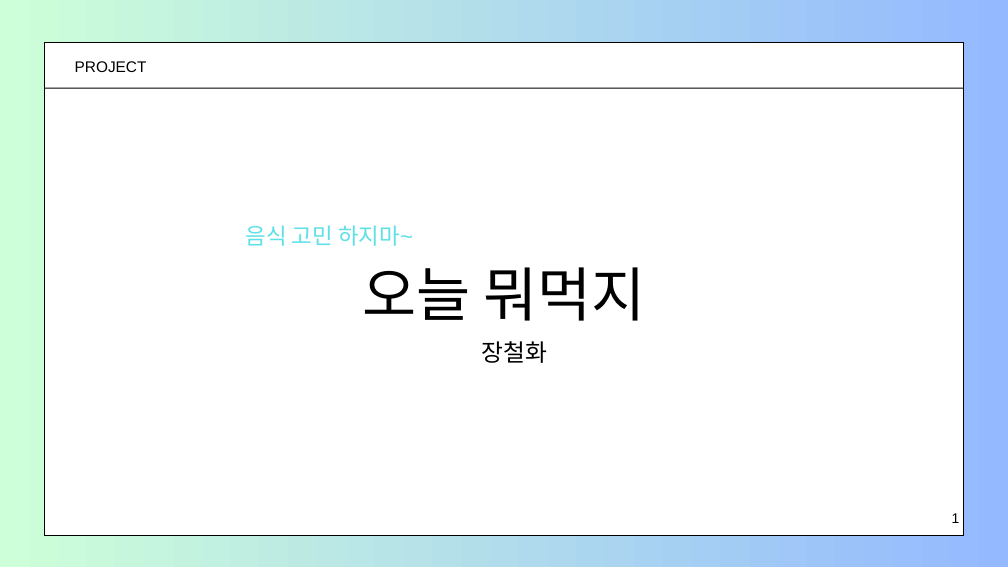
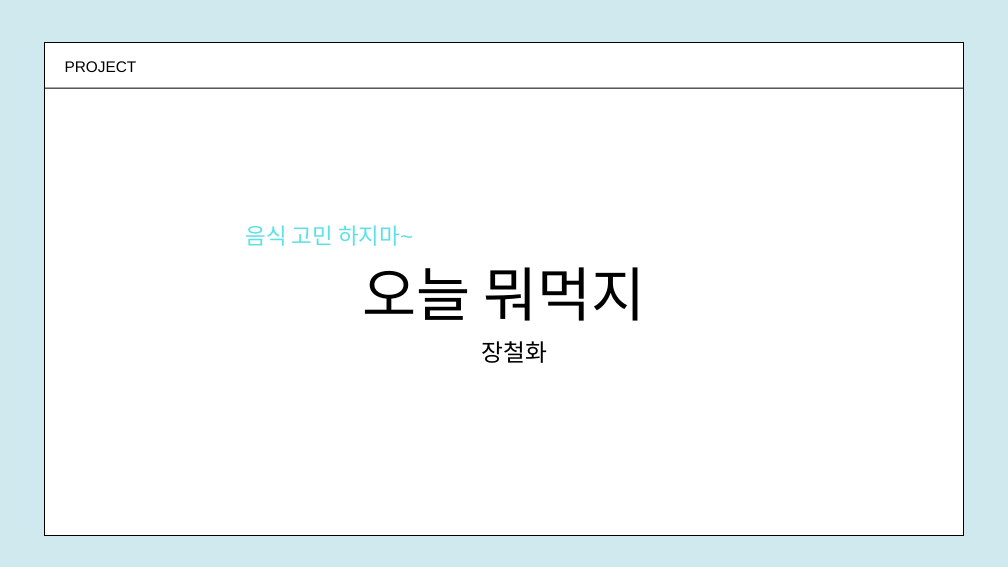
Before and after one commit to JANGCHUALHWA/FlutterProject, a slide deck: slide 1 of 장철화 앱 프로젝트.pptx. Drawn at 1008x567 pixels with LibreOffice and Linux fonts; fonts in the diff are those of the drawing. Boxes give left, top, right and bottom in pixels: in the first picture for what was removed or moved away, otherwise in the second. Text is boxed around its words. In the diff, an @@ line names an element or a change of style, - is before the commit and + after.

```diff
--- a/장철화 앱 프로젝트.pptx
+++ b/장철화 앱 프로젝트.pptx
@@ background gradient #CDFFD8 to #94B9FF to #B7DEE8 at 66% opacity @@
@@ text "PROJECT" moved from (x1=75, y1=61, x2=147, y2=72) to (x1=65, y1=61, x2=137, y2=72) @@
@@ text removed at (x1=952, y1=513, x2=960, y2=523) @@
-1
```
Also in this commit, not shown: 5 other slides changed, 4 slides added.
